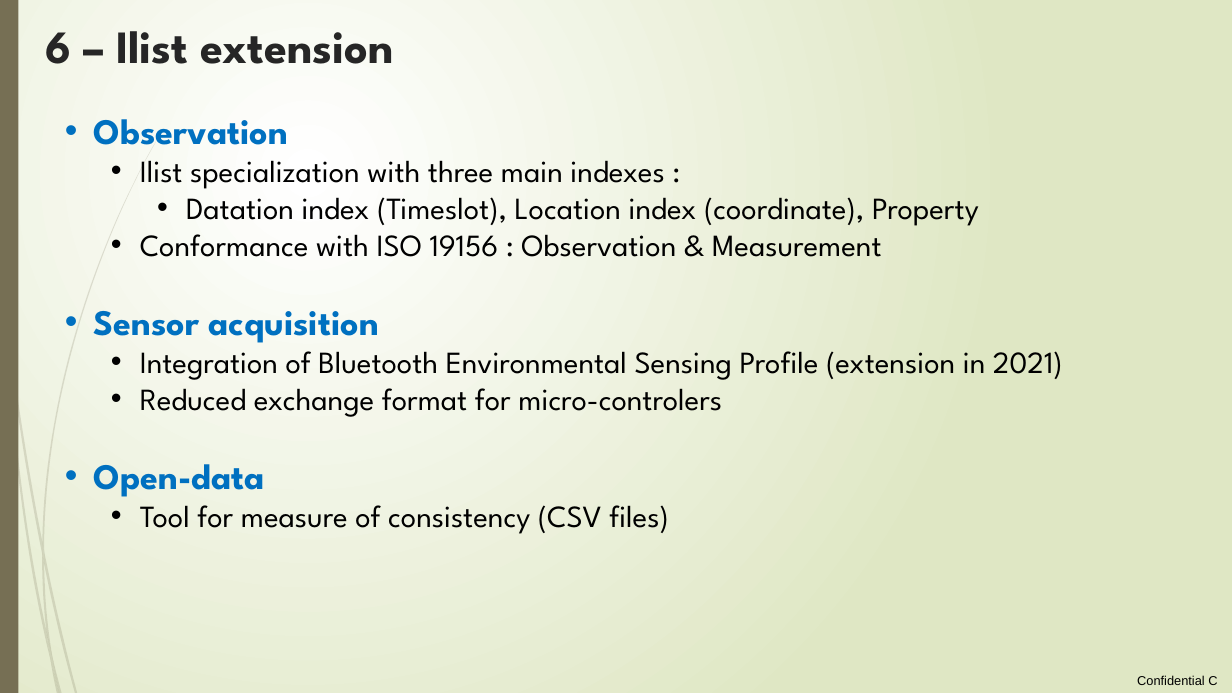
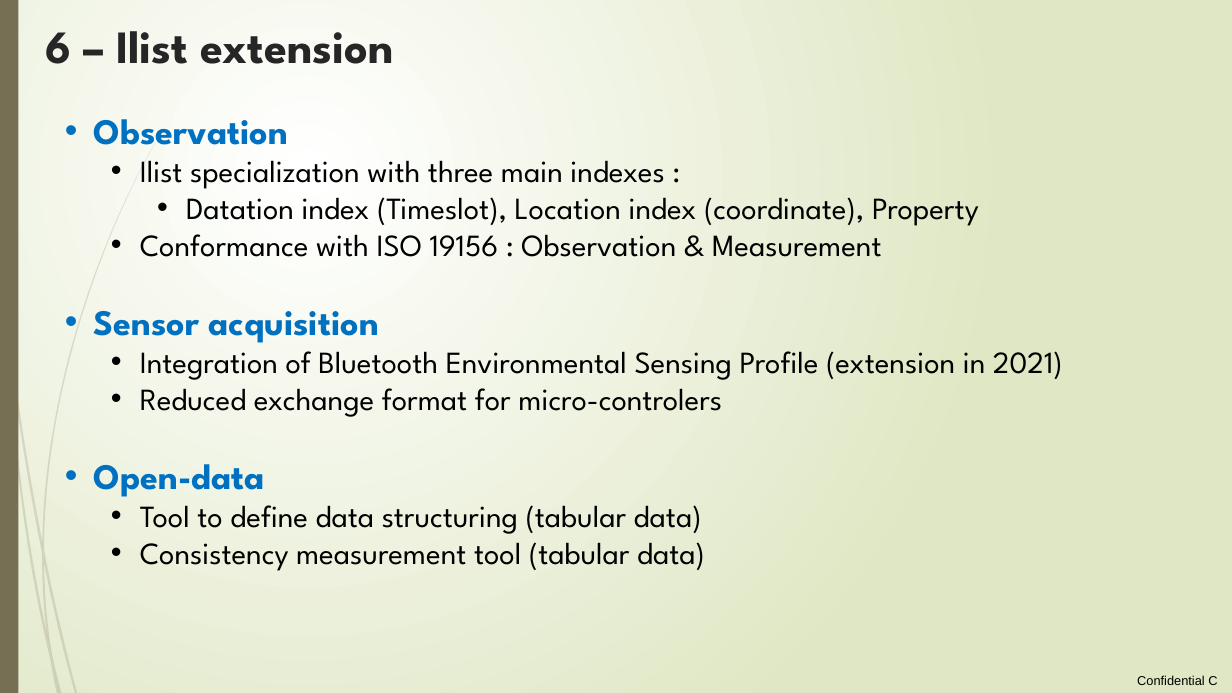
Before and after one commit to loco-philippe/Environmental-Sensing, a slide deck: slide 10 of documentation/ilist_technical.pptx. Drawn at 1232x693 pixels with LibreOffice and Linux fonts; fonts in the diff are those of the drawing. Boxes give left, top, right and bottom in pixels: in the first picture for what was removed or moved away, otherwise in the second. Text is boxed around its words. In the diff, an @@ line names an element or a change of style, - is before the commit and + after.

Commit message:
New Ilist

```diff
--- a/documentation/ilist_technical.pptx
+++ b/documentation/ilist_technical.pptx
@@ text at bbox=[140, 505, 705, 571]: text changed @@
-  • Tool for measure of consistency (CSV files)
+  • Tool to define data structuring (tabular data)
+  • Consistency measurement tool (tabular data)
```
Also in this commit, not shown: 7 other slides changed, 2 other files.
